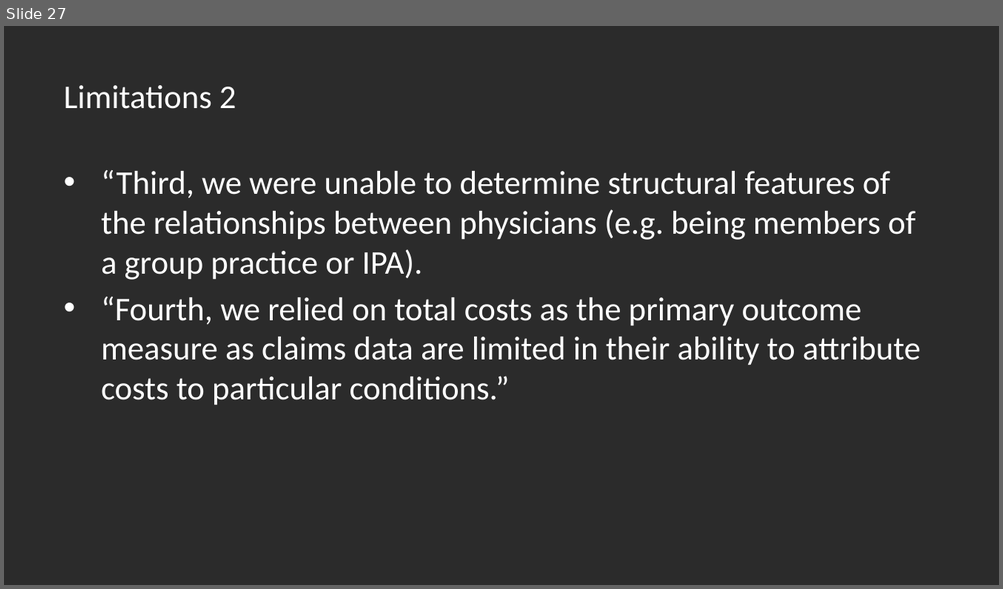
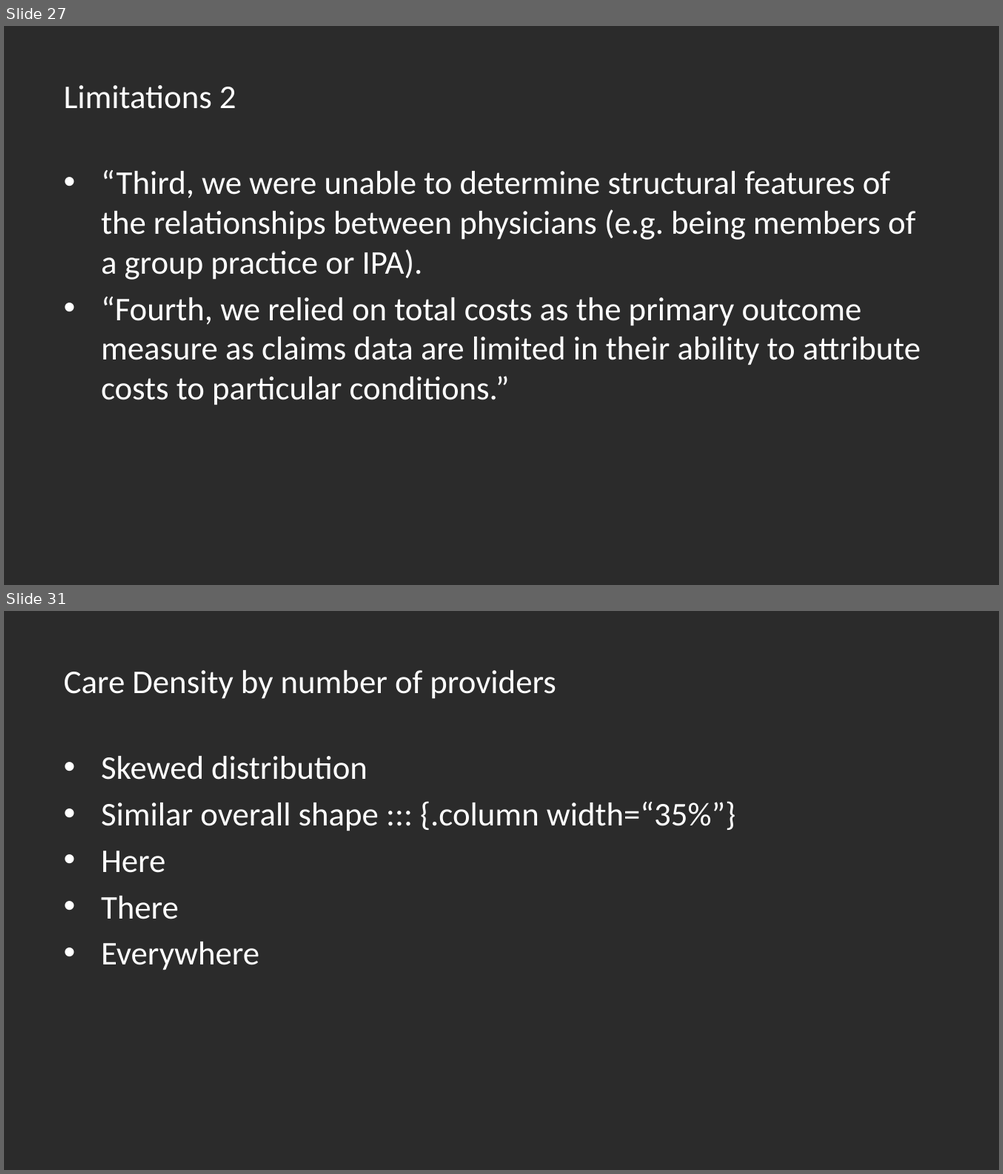
Before and after one commit to thadryanjs/presentations, a slide deck: Rotation1/Rotation1.pptx. Shown one above the other, each under a label of ours: slide 27 before the commit, slides 27 and 31 after it; the slides between them are not shown. The pictures are 1003x589 and 1003x1174 pixels, drawn with LibreOffice and Linux fonts; fonts in the diff are those of the drawing; background and template pictures are left out; a plain dark background stands for a picture behind light text. Boxes give left, top, right and bottom in pixels: in the first picture for what was removed or moved away, otherwise in the second. Text is boxed around its words. In the diff, an @@ line names an element or a change of style, - is before the commit and + after.

```diff
--- a/Rotation1/Rotation1.pptx
+++ b/Rotation1/Rotation1.pptx
@@ slide 31 added at (4, 611, 999, 1170), background picture (left out) @@
@@ title added at (64, 670, 556, 699), 24 pt, text #FFFFFF @@
+Care Density by number of providers
@@ text added at (101, 756, 736, 971), 24 pt, text #FFFFFF @@
+• Skewed distribution
+• Similar overall shape ::: {.column width=“35%”}
+• Here
+• There
+• Everywhere
```
Also in this commit, not shown: 2 slides changed, 5 other slides added, 1 other file.
